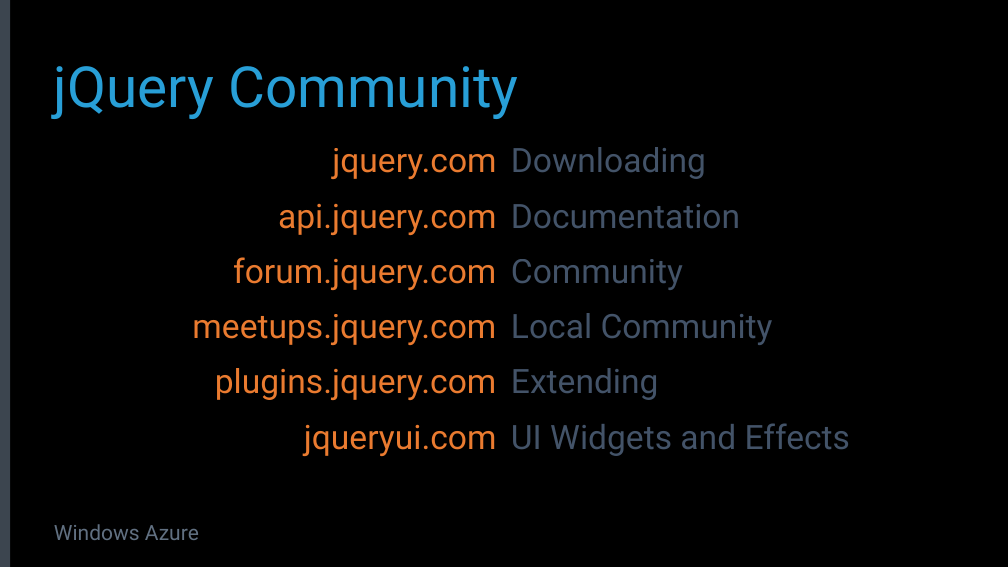
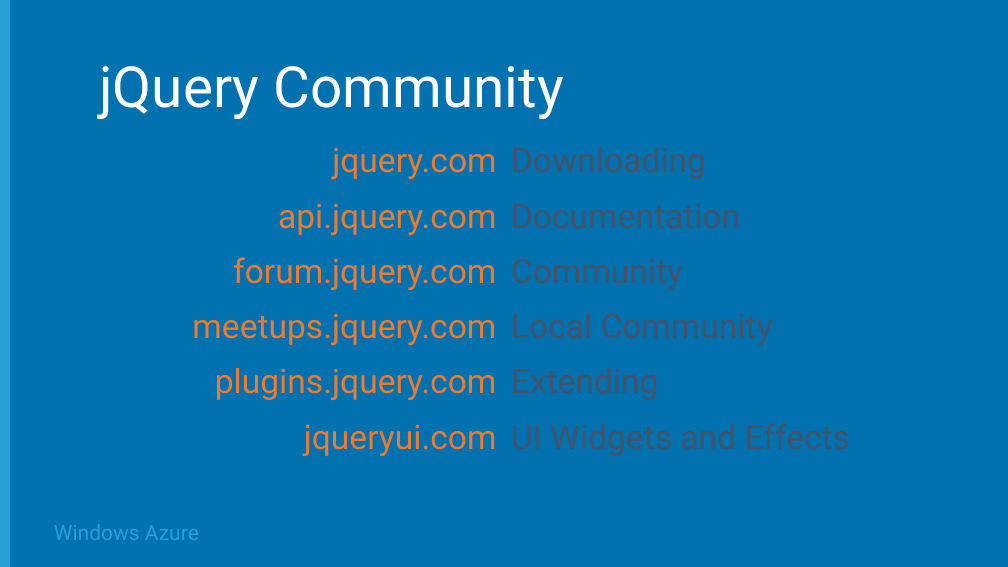
Before and after one commit to Microsoft-Web/DECK-Modern-Web-Front-Ends, a slide deck: slide 15 of 4-Modern-web-front-ends.pptx (slide 19 before the commit). Drawn at 1008x567 pixels with LibreOffice and Linux fonts; fonts in the diff are those of the drawing; background and template pictures are left out. Boxes give left, top, right and bottom in pixels: in the first picture for what was removed or moved away, otherwise in the second. Text is boxed around its words. In the diff, an @@ line names an element or a change of style, - is before the commit and + after.

```diff
--- a/4-Modern-web-front-ends.pptx
+++ b/4-Modern-web-front-ends.pptx
@@ background #000000 to #0171B0 @@
@@ rectangle at bbox=[0, 0, 10, 567]: fill #3C454F to #289FD7 @@
@@ title "jQuery Community": place and size @@
-title "jQuery Community" at bbox=[54, 66, 518, 119]
+title "jQuery Community" at bbox=[99, 66, 564, 119]
@@ title "jQuery Community" at bbox=[99, 66, 564, 119]: text colour #289FD7 to #FFFFFF @@
@@ text "Windows Azure" at bbox=[54, 525, 199, 540]: text colour #617081 to #289FD7 @@
```
Also in this commit, not shown: 14 other slides changed, 2 slides added, 1 slide removed, 1 other file.
